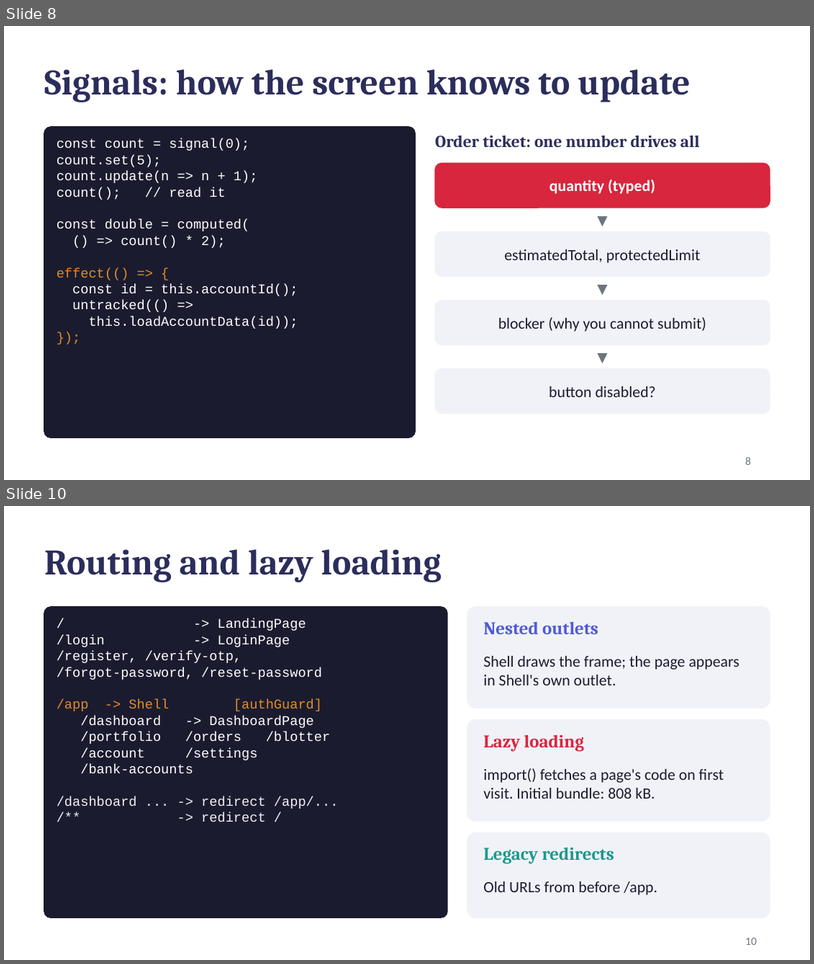
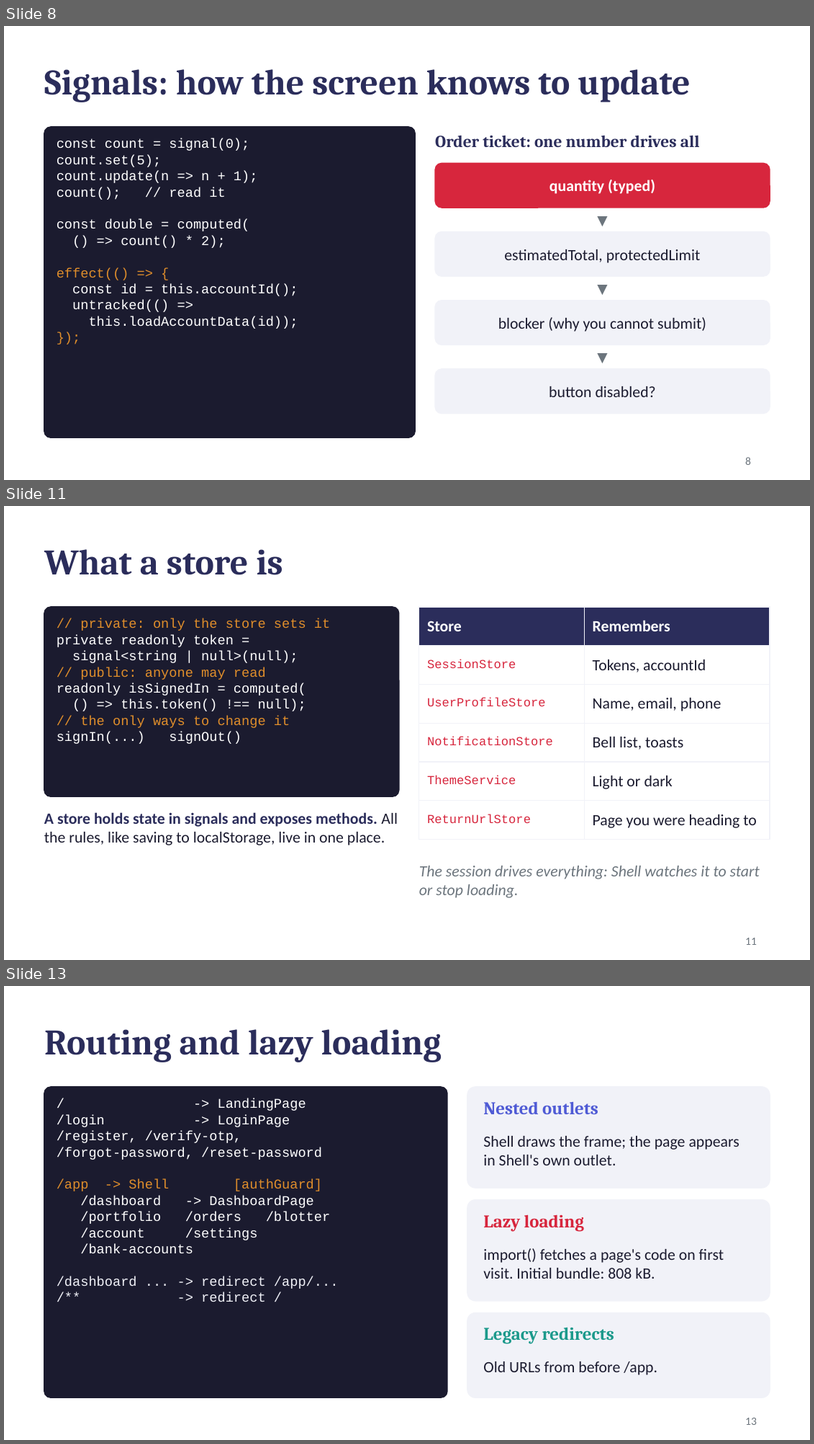
Before and after one commit to Neueda-Learning/Chennai-capstone-SE3-Team1, a slide deck: docs/angular-review-prep/Angular_From_Zero.pptx. Shown one above the other, each under a label of ours: slides 8 and 10 before the commit, slides 8, 11 and 13 after it; the slides between them are not shown. The pictures are 814x964 and 814x1444 pixels, drawn with LibreOffice and Linux fonts; fonts in the diff are those of the drawing. Boxes give left, top, right and bottom in pixels: in the first picture for what was removed or moved away, otherwise in the second. Text is boxed around its words. In the diff, an @@ line names an element or a change of style, - is before the commit and + after.

```diff
--- a/docs/angular-review-prep/Angular_From_Zero.pptx
+++ b/docs/angular-review-prep/Angular_From_Zero.pptx
@@ slide 11 added at (4, 506, 810, 960), background #FFFFFF @@
@@ title added at (44, 549, 283, 575), 32 pt, text #2B2D5B, bold @@
+What a store is
@@ rounded rectangle added at (44, 607, 399, 796), fill #1B1B2F, outline #1B1B2F 1 pt @@
@@ table added at (419, 607, 770, 831), 6 rows, 2 columns @@
+Store | Remembers
+SessionStore | Tokens, accountId
+UserProfileStore | Name, email, phone
+NotificationStore | Bell list, toasts
+ThemeService | Light or dark
+ReturnUrlStore | Page you were heading to
@@ text added at (57, 618, 330, 744), 12 pt, text #FFFFFF @@
+// private: only the store sets it
+private readonly token =
+signal<string | null>(null);
+// public: anyone may read
+readonly isSignedIn = computed(
+() => this.token() !== null);
+// the only ways to change it
+signIn(...) signOut()
@@ text added at (44, 812, 398, 845), 14 pt, text #1B1B2F @@
+A store holds state in signals and exposes methods. All the rules, like saving to localStorage, live in one place.
@@ text added at (419, 865, 760, 898), 14 pt, text #6C757D, italic @@
+The session drives everything: Shell watches it to start or stop loading.
@@ page number added at (746, 937, 757, 944), 10 pt, text #6C757D @@
+11
@@ what was slide 10 is now slide 13 @@
@@ page number at (746, 1417, 757, 1424): text changed @@
-10
+13
```
Also in this commit, not shown: 3 other slides added, 1 slide removed, 1 other file.
